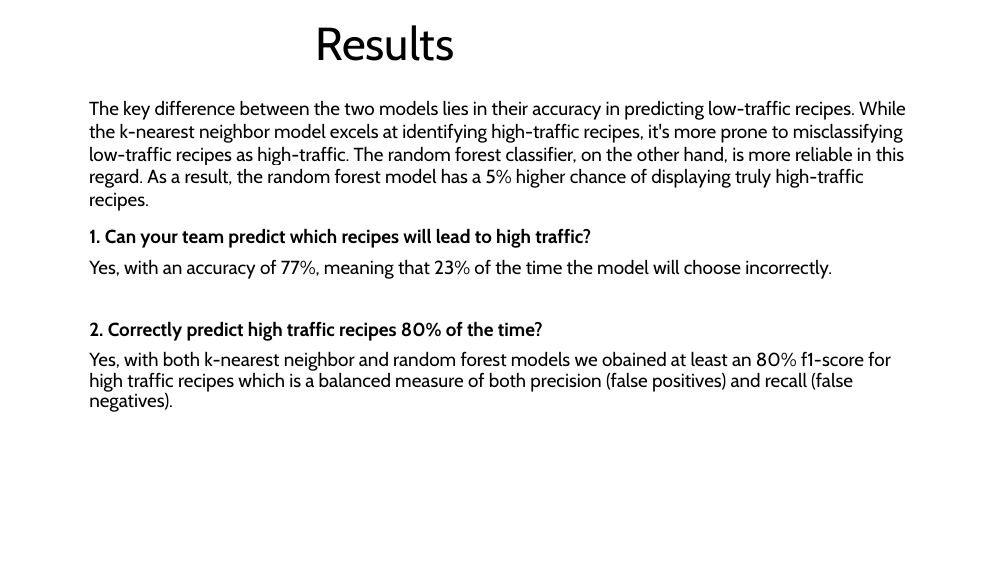
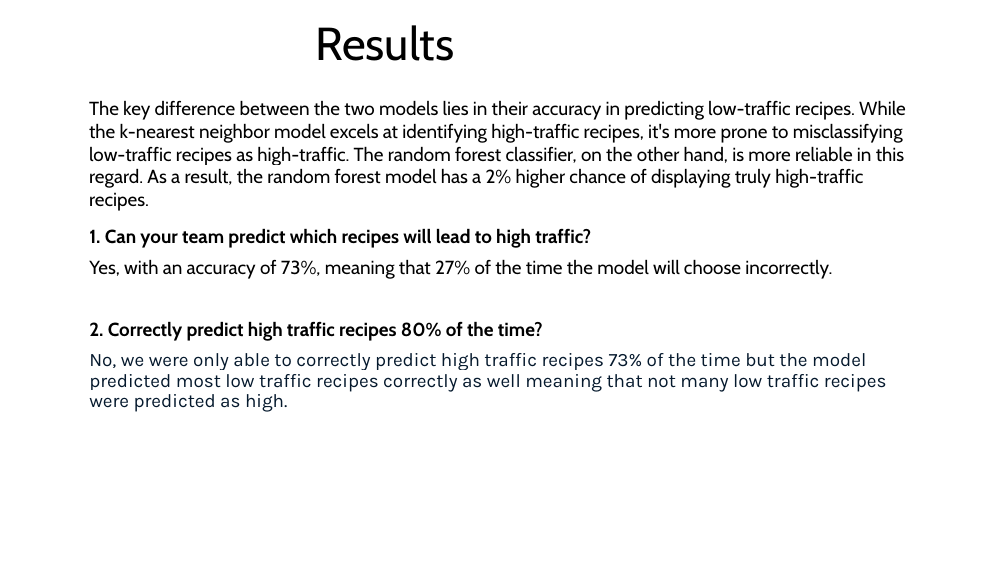
Before and after one commit to Vicbeg/Recipe-site-traffic, a slide deck: slide 10 of Model Presentation.pptx. Drawn at 1008x567 pixels with LibreOffice and Linux fonts; fonts in the diff are those of the drawing. Boxes give left, top, right and bottom in pixels: in the first picture for what was removed or moved away, otherwise in the second. Text is boxed around its words. In the diff, an @@ line names an element or a change of style, - is before the commit and + after.

```diff
--- a/Model Presentation.pptx
+++ b/Model Presentation.pptx
@@ text at box(89, 100, 906, 188): text changed @@
-The key difference between the two models lies in their accuracy in predicting low-traffic recipes. While the k-nearest neighbor model excels at identifying high-traffic recipes, it's more prone to misclassifying low-traffic recipes as high-traffic. The random forest classifier, on the other hand, is more reliable in this regard. As a result, the random forest model has a 5% higher chance of displaying truly high-traffic recipes.
+The key difference between the two models lies in their accuracy in predicting low-traffic recipes. While the k-nearest neighbor model excels at identifying high-traffic recipes, it's more prone to misclassifying low-traffic recipes as high-traffic. The random forest classifier, on the other hand, is more reliable in this regard. As a result, the random forest model has a 2% higher chance of displaying truly high-traffic recipes.
@@ text at box(89, 259, 832, 279): text changed @@
-Yes, with an accuracy of 77%, meaning that 23% of the time the model will choose incorrectly.
+Yes, with an accuracy of 73%, meaning that 27% of the time the model will choose incorrectly.
@@ text at box(89, 353, 887, 412): text changed; font Cabin to Karla; text colour #000000 to #05192D @@
-Yes, with both k-nearest neighbor and random forest models we obained at least an 80% f1-score for high traffic recipes which is a balanced measure of both precision (false positives) and recall (false negatives).
+No, we were only able to correctly predict high traffic recipes 73% of the time but the model predicted most low traffic recipes correctly as well meaning that not many low traffic recipes were predicted as high.
```
Also in this commit, not shown: 5 other slides changed, 3 other files.
